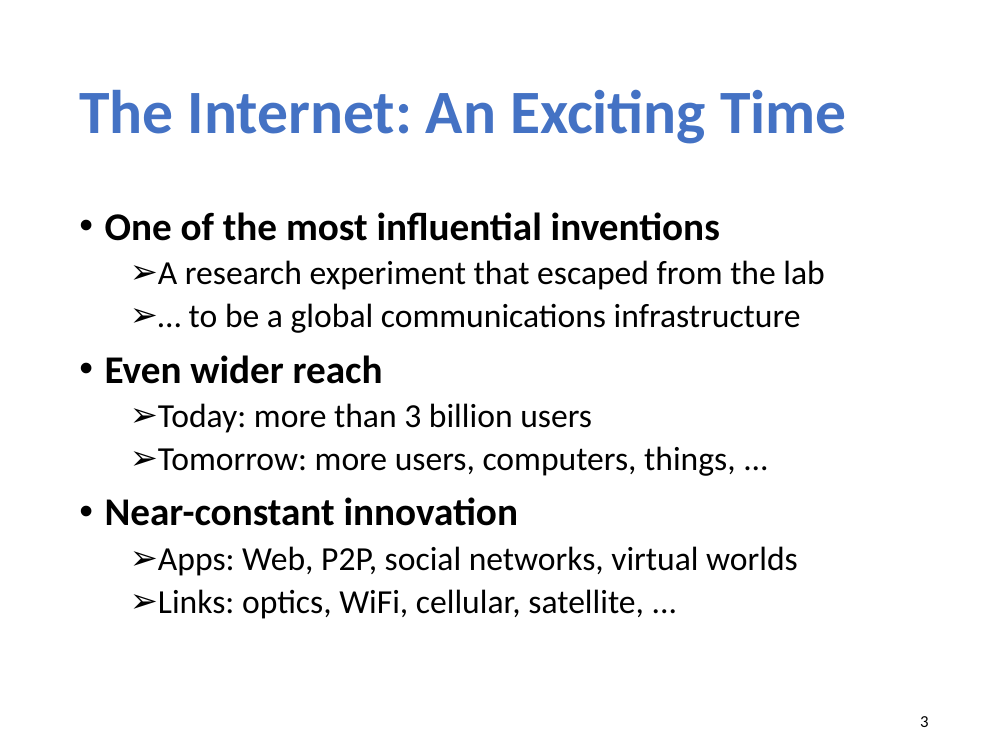
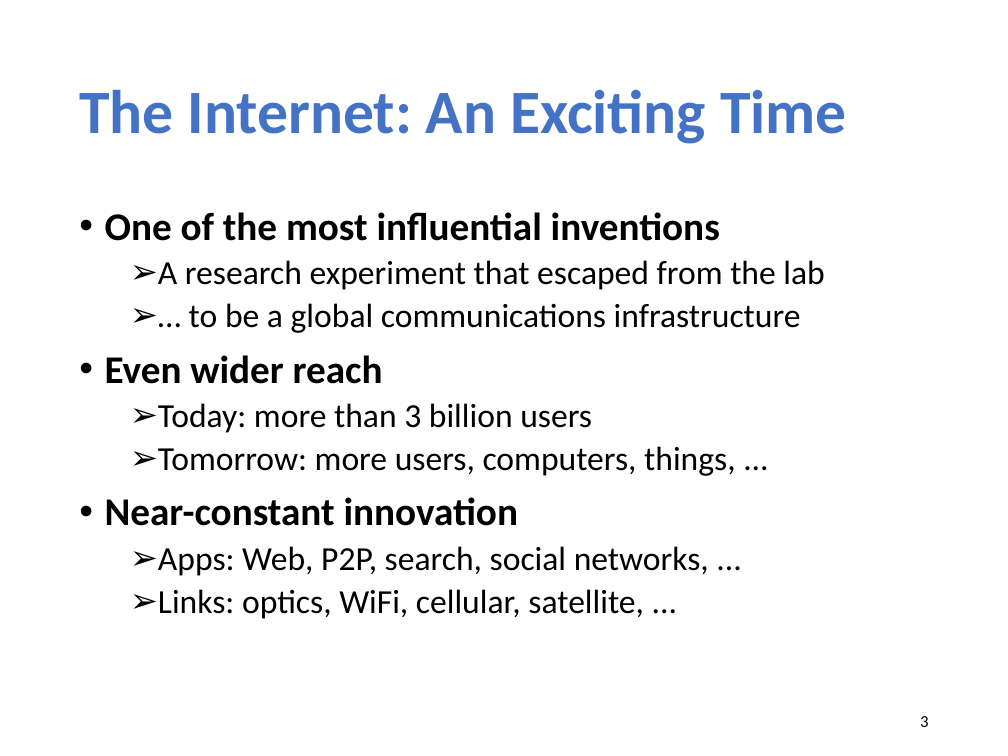
Before and after one commit to xinjin/course-adv-net, a slide deck: slide 3 of slides/lec01_overview.pptx. Drawn at 1008x756 pixels with LibreOffice and Linux fonts; fonts in the diff are those of the drawing. Boxes give left, top, right and bottom in pixels: in the first picture for what was removed or moved away, otherwise in the second. Text is boxed around its words. In the diff, an @@ line names an element or a change of style, - is before the commit and + after.

```diff
--- a/slides/lec01_overview.pptx
+++ b/slides/lec01_overview.pptx
@@ text at (158,546,709,576): text changed @@
-  ➢ Apps: Web, P2P, social networks, virtual worlds
+  ➢ Apps: Web, P2P, search, social networks, ...
```
Also in this commit, not shown: 8 other slides changed, 1 slide removed, 1 other file.
